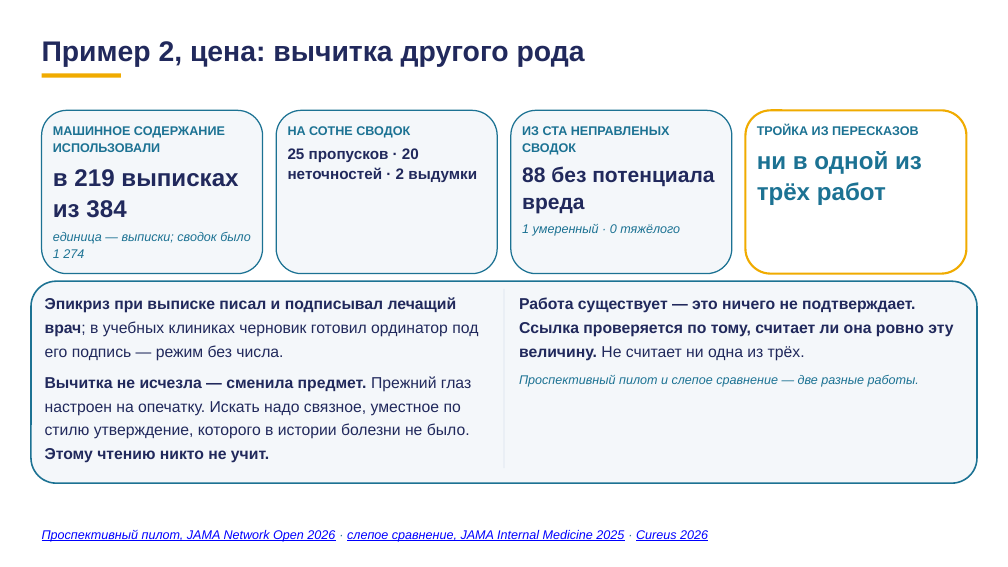
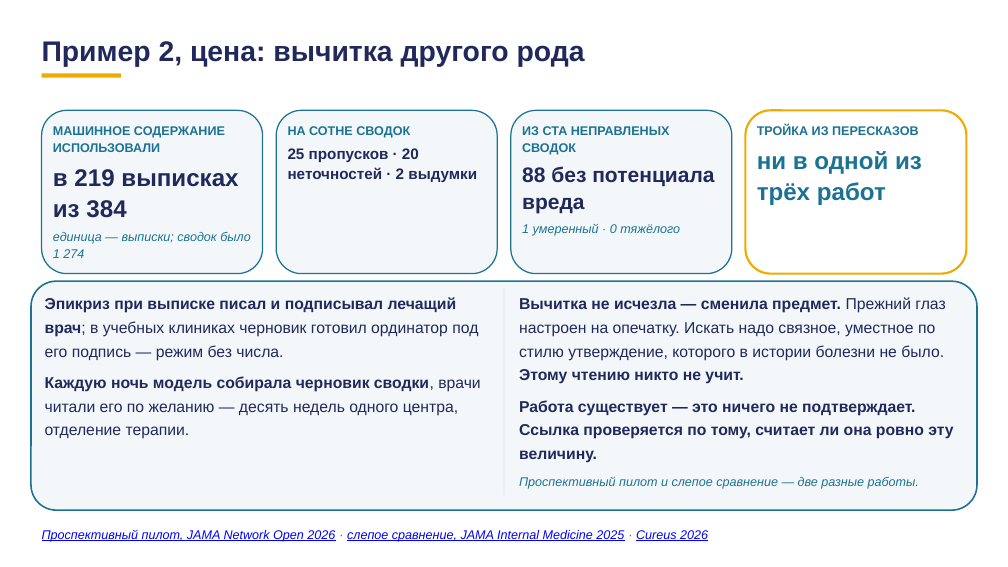
Before and after one commit to tellina-study/AI-usage-lessons, a slide deck: slide 66 of library/lectures/lec-07/rework/deck/lec-07-karkas.pptx. Drawn at 1008x567 pixels with LibreOffice and Linux fonts; fonts in the diff are those of the drawing. Boxes give left, top, right and bottom in pixels: in the first picture for what was removed or moved away, otherwise in the second. Text is boxed around its words. In the diff, an @@ line names an element or a change of style, - is before the commit and + after.

```diff
--- a/library/lectures/lec-07/rework/deck/lec-07-karkas.pptx
+++ b/library/lectures/lec-07/rework/deck/lec-07-karkas.pptx
@@ rounded rectangle: place and size @@
-rounded rectangle at box(31, 281, 977, 483)
+rounded rectangle at box(31, 281, 977, 510)
@@ rounded rectangle at box(31, 281, 977, 510): proportions changed @@
@@ rectangle: place and size @@
-rectangle at box(504, 289, 504, 468)
+rectangle at box(504, 289, 504, 495)
@@ text at box(519, 297, 953, 463): text changed @@
-Работа существует — это ничего не подтверждает. Ссылка проверяется по тому, считает ли она ровно эту величину. Не считает ни одна из трёх.
+Вычитка не исчезла — сменила предмет. Прежний глаз настроен на опечатку. Искать надо связное, уместное по стилю утверждение, которого в истории болезни не было. Этому чтению никто не учит.
+Работа существует — это ничего не подтверждает. Ссылка проверяется по тому, считает ли она ровно эту величину.
@@ text at box(45, 376, 481, 439): text changed @@
-Вычитка не исчезла — сменила предмет. Прежний глаз настроен на опечатку. Искать надо связное, уместное по стилю утверждение, которого в истории болезни не было. Этому чтению никто не учит.
+Каждую ночь модель собирала черновик сводки, врачи читали его по желанию — десять недель одного центра, отделение терапии.
```
Also in this commit, not shown: 32 other slides changed, 1 other file.
